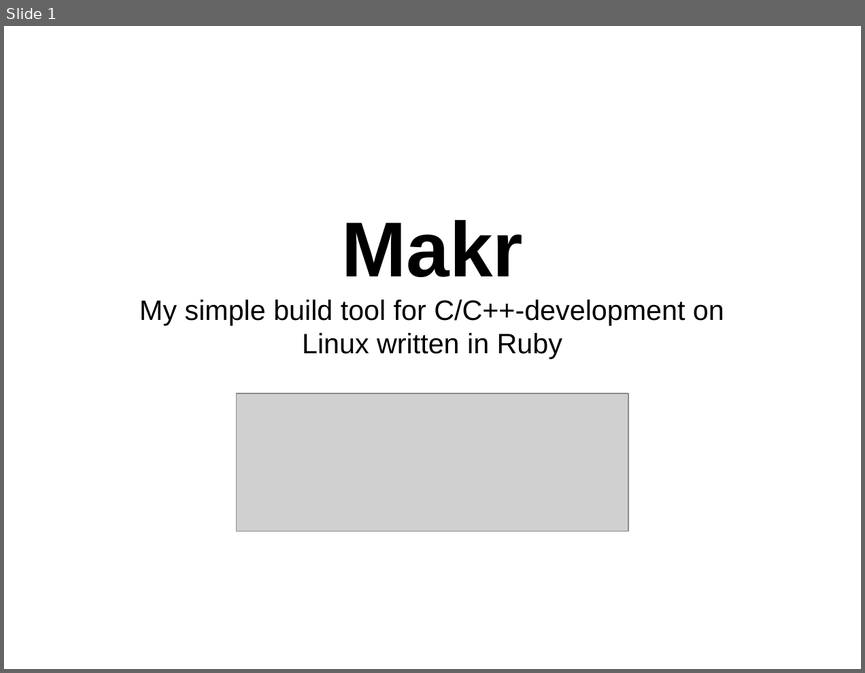
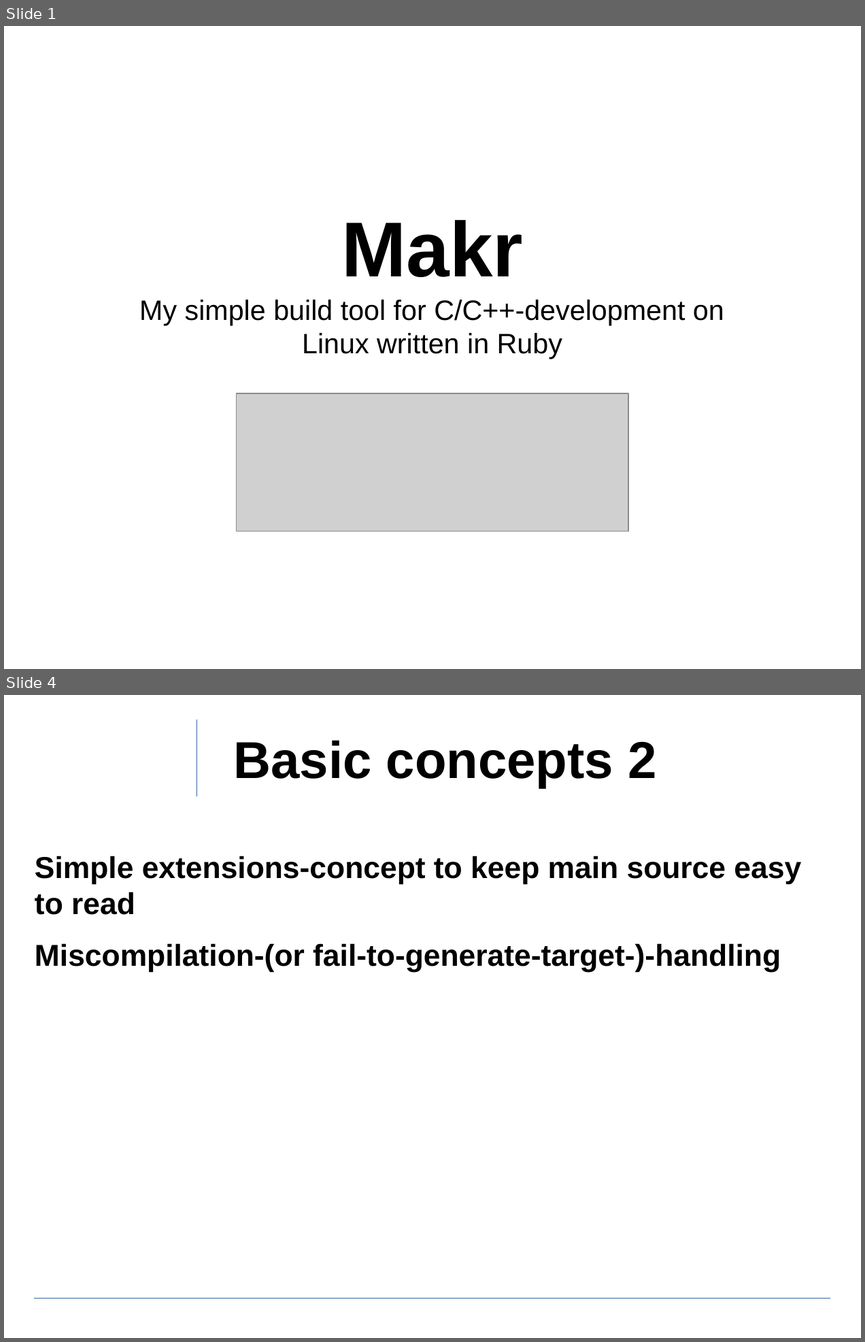
Before and after one commit to ewuenf/Makr, a slide deck: doc/concepts/Makr_Concepts.01.odp. Shown one above the other, each under a label of ours: slide 1 before the commit, slides 1 and 4 after it; the slides between them are not shown. The pictures are 865x673 and 865x1342 pixels, drawn with LibreOffice and Linux fonts; fonts in the diff are those of the drawing; grey boxes stand for pictures; background and template pictures are left out. Boxes give left, top, right and bottom in pixels: in the first picture for what was removed or moved away, otherwise in the second. Text is boxed around its words. In the diff, an @@ line names an element or a change of style, - is before the commit and + after.

Commit message:
Added miscompilation fix explanation to documentation

```diff
--- a/doc/concepts/Makr_Concepts.01.odp
+++ b/doc/concepts/Makr_Concepts.01.odp
@@ slide 4 added at <box>4,695,861,1338</box>, background #FFFFFF @@
@@ line added from (197, 719) to (197, 796), #3465A4 0 pt @@
@@ title added at <box>233,740,656,788</box>, 48 pt, text #000000, bold @@
+Basic concepts 2
@@ text added at <box>35,855,801,972</box>, 28 pt, text #000000, bold @@
+Simple extensions-concept to keep main source easy to read
+Miscompilation-(or fail-to-generate-target-)-handling
@@ line added from (35, 1298) to (830, 1298), #3465A4 0 pt @@
```
Also in this commit, not shown: 2 slides changed, 1 other file.
